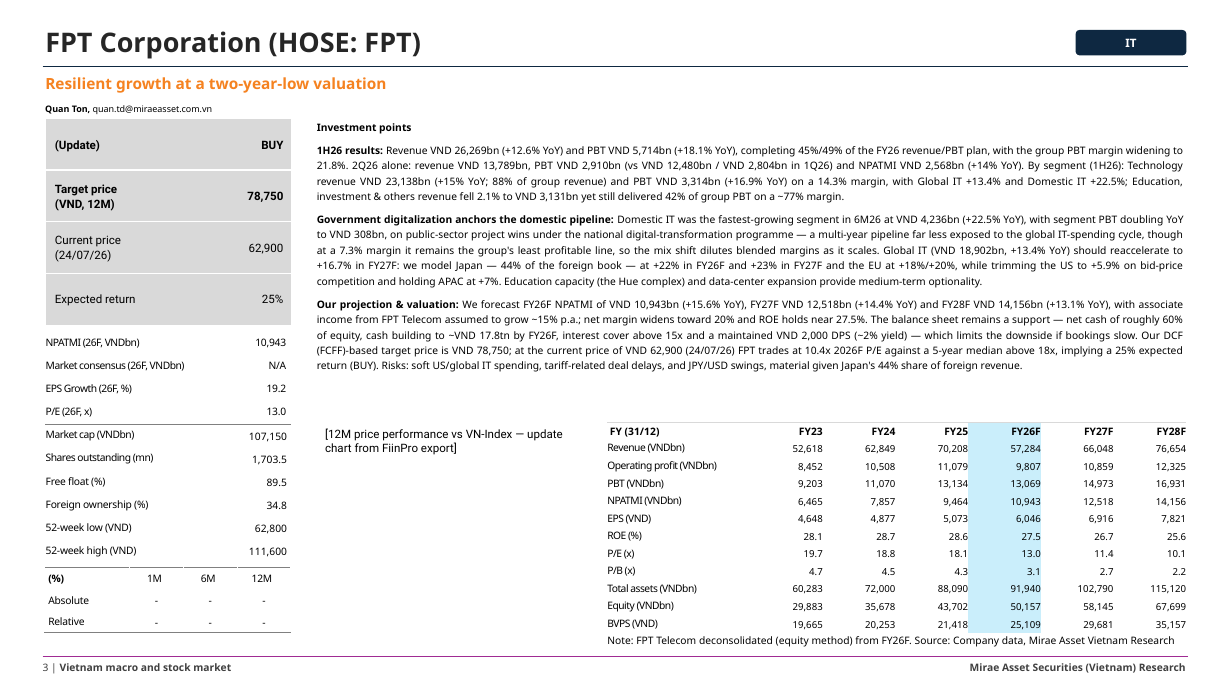
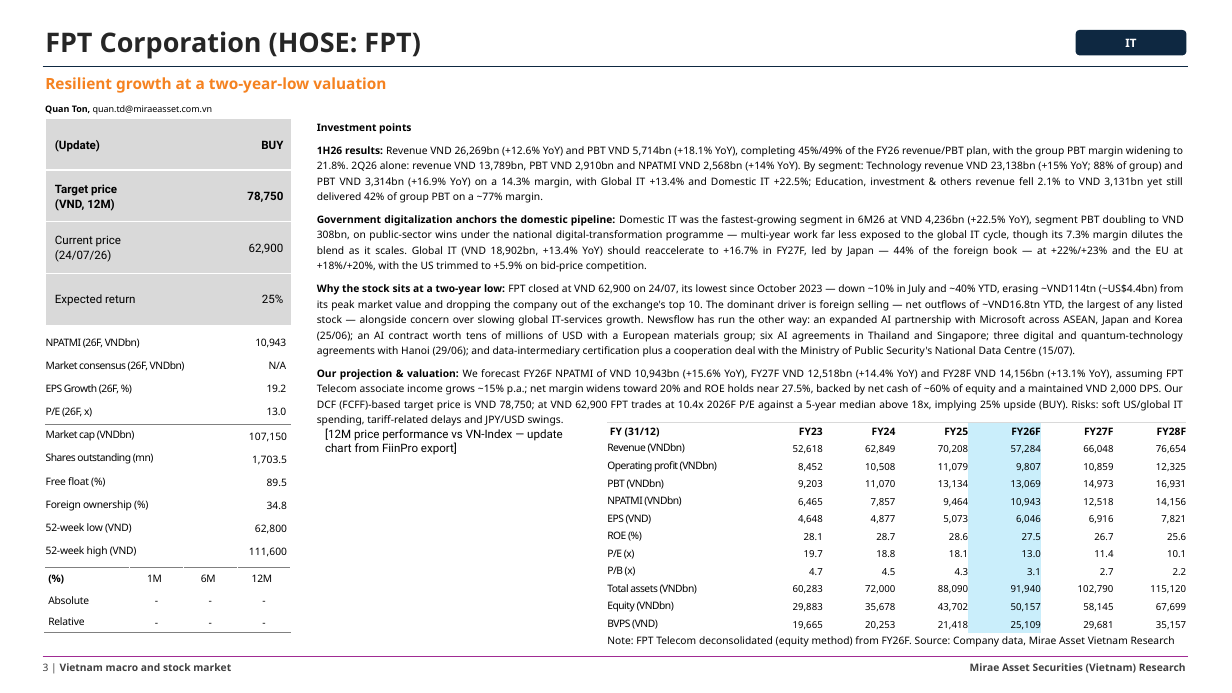
Before and after one commit to datquanton/verbose-guide, a slide deck: slide 3 of MASVN_RS_WM_2H26_outlook_Equity_VN_2026_STBFPT_24July2026.pptx. Drawn at 1232x693 pixels with LibreOffice and Linux fonts; fonts in the diff are those of the drawing. Boxes give left, top, right and bottom in pixels: in the first picture for what was removed or moved away, otherwise in the second. Text is boxed around its words. In the diff, an @@ line names an element or a change of style, - is before the commit and + after.

```diff
--- a/MASVN_RS_WM_2H26_outlook_Equity_VN_2026_STBFPT_24July2026.pptx
+++ b/MASVN_RS_WM_2H26_outlook_Equity_VN_2026_STBFPT_24July2026.pptx
@@ text at box(317, 146, 1183, 357): text changed @@
-1H26 results: Revenue VND 26,269bn (+12.6% YoY) and PBT VND 5,714bn (+18.1% YoY), completing 45%/49% of the FY26 revenue/PBT plan, with the group PBT margin widening to 21.8%. 2Q26 alone: revenue VND 13,789bn, PBT VND 2,910bn (vs VND 12,480bn / VND 2,804bn in 1Q26) and NPATMI VND 2,568bn (+14% YoY). By segment (1H26): Technology revenue VND 23,138bn (+15% YoY; 88% of group revenue) and PBT VND 3,314bn (+16.9% YoY) on a 14.3% margin, with Global IT +13.4% and Domestic IT +22.5%; Education, investment & others revenue fell 2.1% to VND 3,131bn yet still delivered 42% of group PBT on a ~77% margin.
-Government digitalization anchors the domestic pipeline: Domestic IT was the fastest-growing segment in 6M26 at VND 4,236bn (+22.5% YoY), with segment PBT doubling YoY to VND 308bn, on public-sector project wins under the national digital-transformation programme — a multi-year pipeline far less exposed to the global IT-spending cycle, though at a 7.3% margin it remains the group's least profitable line, so the mix shift dilutes blended margins as it scales. Global IT (VND 18,902bn, +13.4% YoY) should reaccelerate to +16.7% in FY27F: we model Japan — 44% of the foreign book — at +22% in FY26F and +23% in FY27F and the EU at +18%/+20%, while trimming the US to +5.9% on bid-price competition and holding APAC at +7%. Education capacity (the Hue complex) and data-center expansion provide medium-term optionality.
-Our projection & valuation: We forecast FY26F NPATMI of VND 10,943bn (+15.6% YoY), FY27F VND 12,518bn (+14.4% YoY) and FY28F VND 14,156bn (+13.1% YoY), with associate income from FPT Telecom assumed to grow ~15% p.a.; net margin widens toward 20% and ROE holds near 27.5%. The balance sheet remains a support — net cash of roughly 60% of equity, cash building to ~VND 17.8tn by FY26F, interest cover above 15x and a maintained VND 2,000 DPS (~2% yield) — which limits the downside if bookings slow. Our DCF (FCFF)-based target price is VND 78,750; at the current price of VND 62,900 (24/07/26) FPT trades at 10.4x 2026F P/E against a 5-year median above 18x, implying a 25% expected return (BUY). Risks: soft US/global IT spending, tariff-related deal delays, and JPY/USD swings, material given Japan's 44% share of foreign revenue.
+1H26 results: Revenue VND 26,269bn (+12.6% YoY) and PBT VND 5,714bn (+18.1% YoY), completing 45%/49% of the FY26 revenue/PBT plan, with the group PBT margin widening to 21.8%. 2Q26 alone: revenue VND 13,789bn, PBT VND 2,910bn and NPATMI VND 2,568bn (+14% YoY). By segment: Technology revenue VND 23,138bn (+15% YoY; 88% of group) and PBT VND 3,314bn (+16.9% YoY) on a 14.3% margin, with Global IT +13.4% and Domestic IT +22.5%; Education, investment & others revenue fell 2.1% to VND 3,131bn yet still delivered 42% of group PBT on a ~77% margin.
+Government digitalization anchors the domestic pipeline: Domestic IT was the fastest-growing segment in 6M26 at VND 4,236bn (+22.5% YoY), segment PBT doubling to VND 308bn, on public-sector wins under the national digital-transformation programme — multi-year work far less exposed to the global IT cycle, though its 7.3% margin dilutes the blend as it scales. Global IT (VND 18,902bn, +13.4% YoY) should reaccelerate to +16.7% in FY27F, led by Japan — 44% of the foreign book — at +22%/+23% and the EU at +18%/+20%, with the US trimmed to +5.9% on bid-price competition.
+Why the stock sits at a two-year low: FPT closed at VND 62,900 on 24/07, its lowest since October 2023 — down ~10% in July and ~40% YTD, erasing ~VND114tn (~US$4.4bn) from its peak market value and dropping the company out of the exchange's top 10. The dominant driver is foreign selling — net outflows of ~VND16.8tn YTD, the largest of any listed stock — alongside concern over slowing global IT-services growth. Newsflow has run the other way: an expanded AI partnership with Microsoft across ASEAN, Japan and Korea (25/06); an AI contract worth tens of millions of USD with a European materials group; six AI agreements in Thailand and Singapore; three digital and quantum-technology agreements with Hanoi (29/06); and data-intermediary certification plus a cooperation deal with the Ministry of Public Security's National Data Centre (15/07).
+Our projection & valuation: We forecast FY26F NPATMI of VND 10,943bn (+15.6% YoY), FY27F VND 12,518bn (+14.4% YoY) and FY28F VND 14,156bn (+13.1% YoY), assuming FPT Telecom associate income grows ~15% p.a.; net margin widens toward 20% and ROE holds near 27.5%, backed by net cash of ~60% of equity and a maintained VND 2,000 DPS. Our DCF (FCFF)-based target price is VND 78,750; at VND 62,900 FPT trades at 10.4x 2026F P/E against a 5-year median above 18x, implying 25% upside (BUY). Risks: soft US/global IT spending, tariff-related delays and JPY/USD swings.
```
Also in this commit, not shown: 1 other slide changed.
